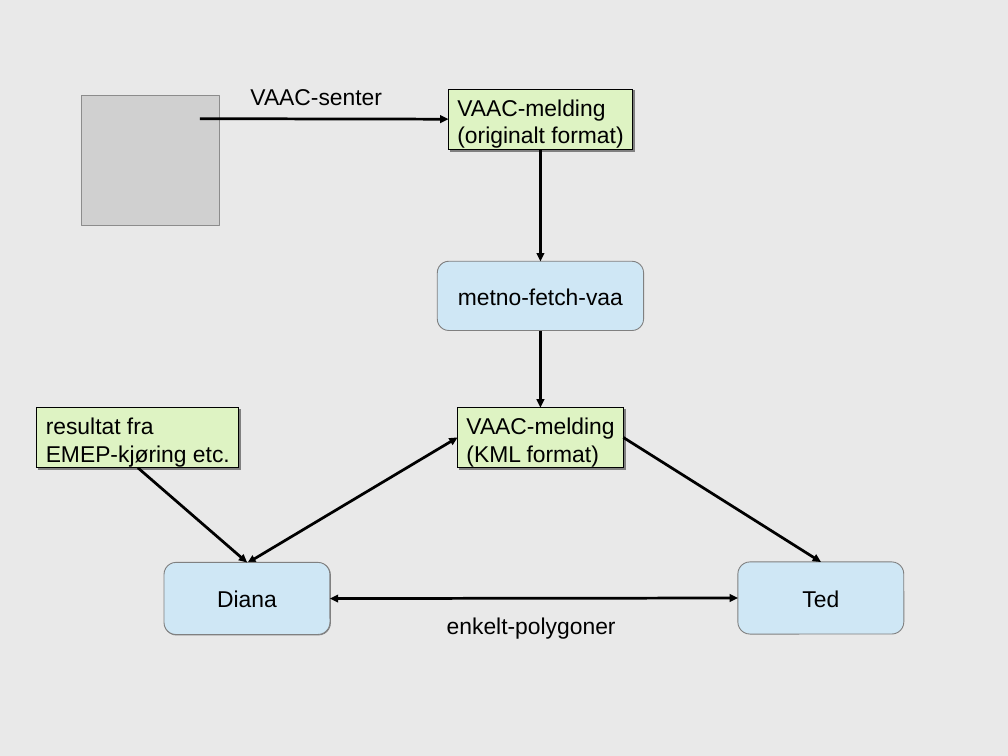
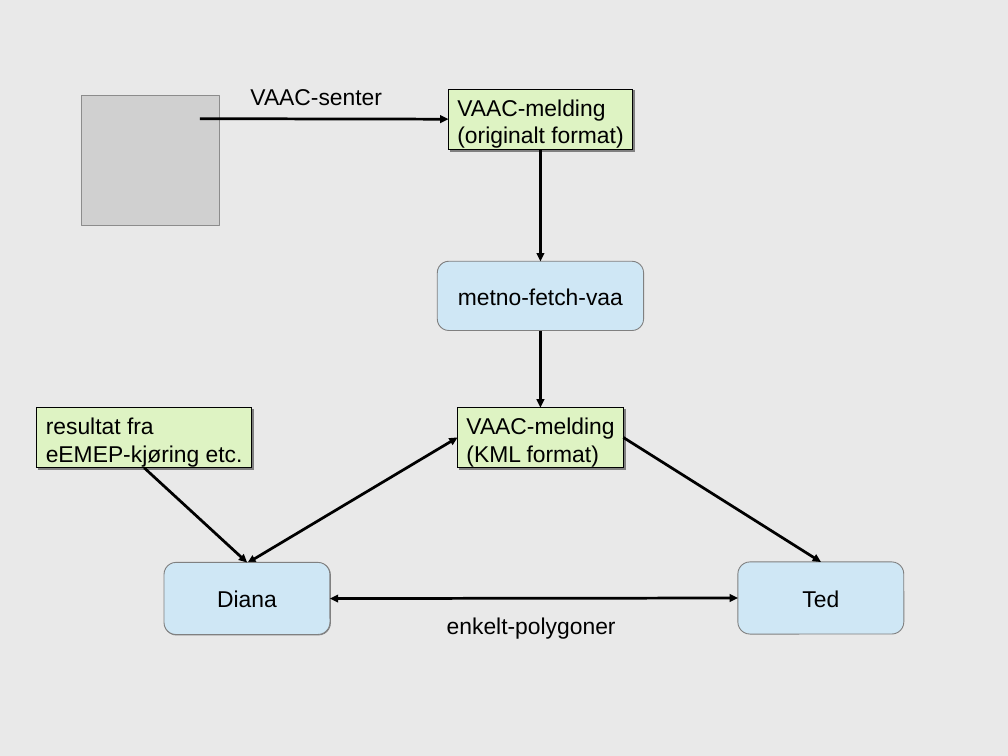
Before and after one commit to metno/mgp, a slide deck: slide 2 of klekken_2014/askesky/askesky.odp. Drawn at 1008x756 pixels with LibreOffice and Linux fonts; fonts in the diff are those of the drawing; grey boxes stand for pictures; background and template pictures are left out. Boxes give left, top, right and bottom in pixels: in the first picture for what was removed or moved away, otherwise in the second. Text is boxed around its words. In the diff, an @@ line names an element or a change of style, - is before the commit and + after.

```diff
--- a/klekken_2014/askesky/askesky.odp
+++ b/klekken_2014/askesky/askesky.odp
@@ rectangle "resultat fra": place and size @@
-rectangle "resultat fra" at bbox=[37, 408, 239, 468]
+rectangle "resultat fra" at bbox=[37, 408, 252, 468]
@@ text in rectangle at bbox=[46, 445, 243, 468]: text changed @@
-EMEP-kjøring etc.
+eEMEP-kjøring etc.
@@ arrow moved from (138, 468) - (247, 563) to (145, 468) - (247, 563) @@
```
Also in this commit, not shown: 1 other file.
